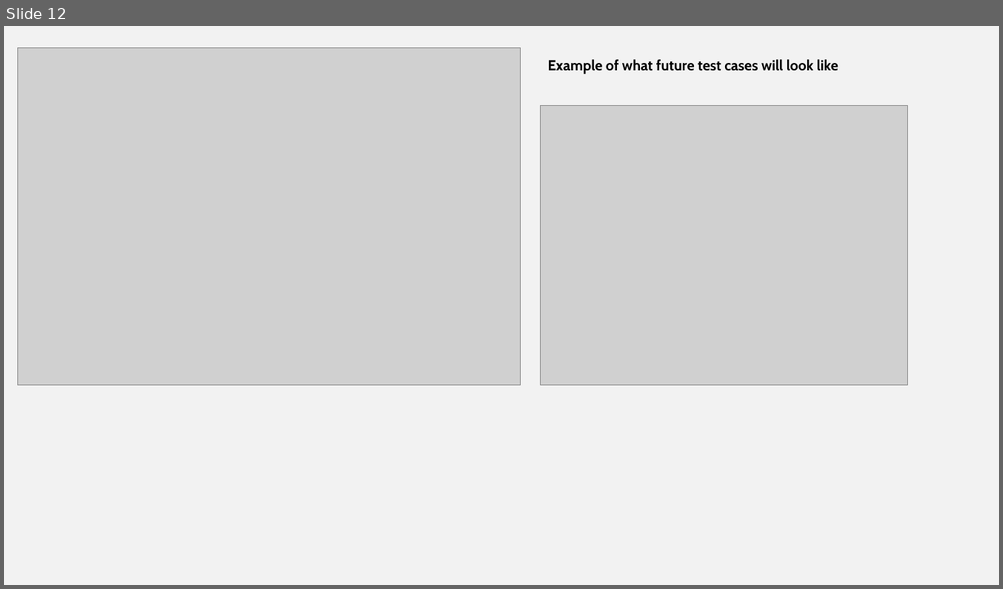
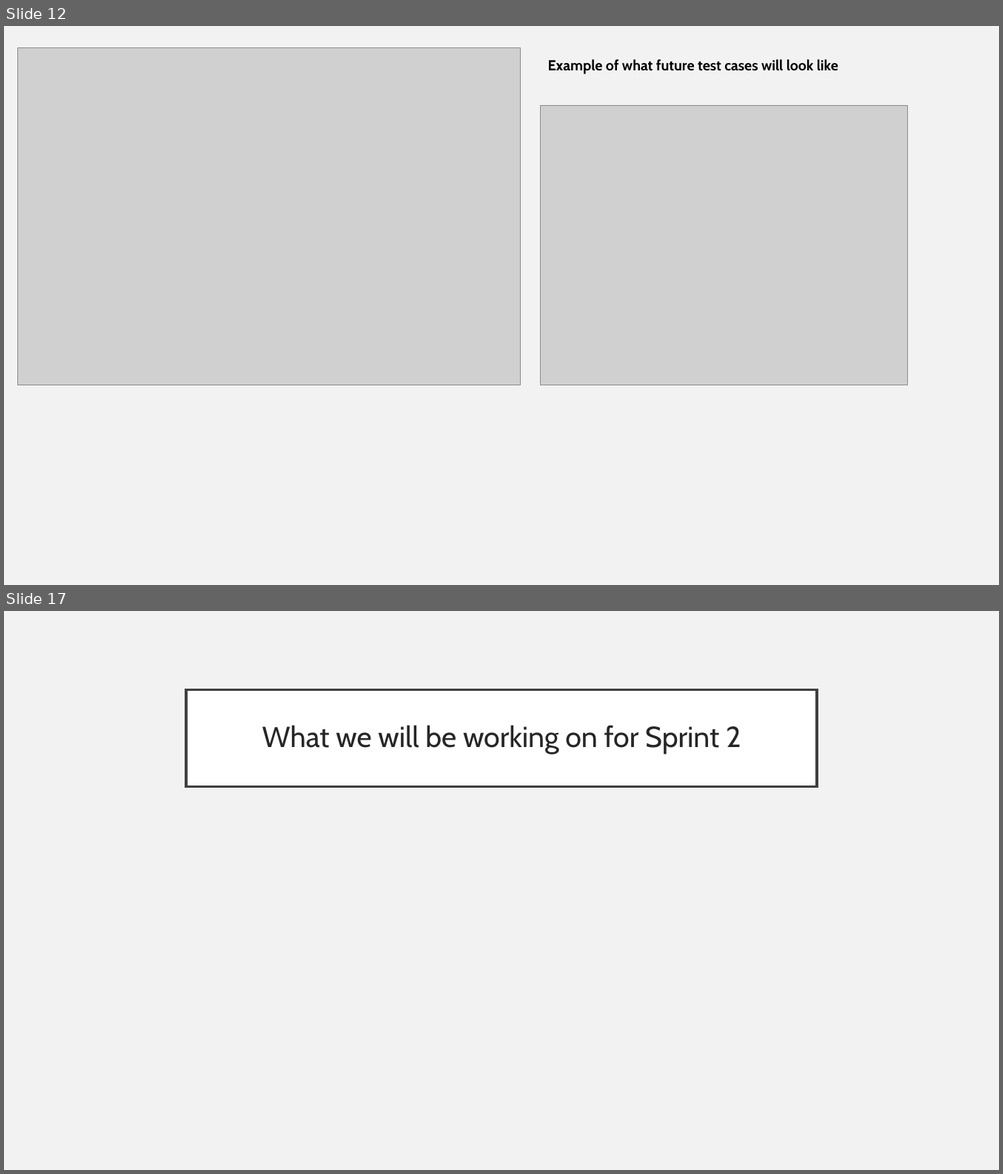
Before and after one commit to Thatawesomeguy4/FiddlePracticeAppCPSC4910, a slide deck: Fid'Lin Presentation1.1.pptx. Shown one above the other, each under a label of ours: slide 12 before the commit, slides 12 and 17 after it; the slides between them are not shown. The pictures are 1003x589 and 1003x1174 pixels, drawn with LibreOffice and Linux fonts; fonts in the diff are those of the drawing; grey boxes stand for pictures. Boxes give left, top, right and bottom in pixels: in the first picture for what was removed or moved away, otherwise in the second. Text is boxed around its words. In the diff, an @@ line names an element or a change of style, - is before the commit and + after.

```diff
--- a/Fid'Lin Presentation1.1.pptx
+++ b/Fid'Lin Presentation1.1.pptx
@@ slide 17 added at <box>4,611,999,1170</box>, background #F2F2F2 @@
@@ title added at <box>186,689,817,786</box>, fill #FFFFFF, outline #404040 2.5 pt, 28 pt, text #262626 @@
+What we will be working on for Sprint 2
```
Also in this commit, not shown: 1 slide changed, 4 other slides added.
